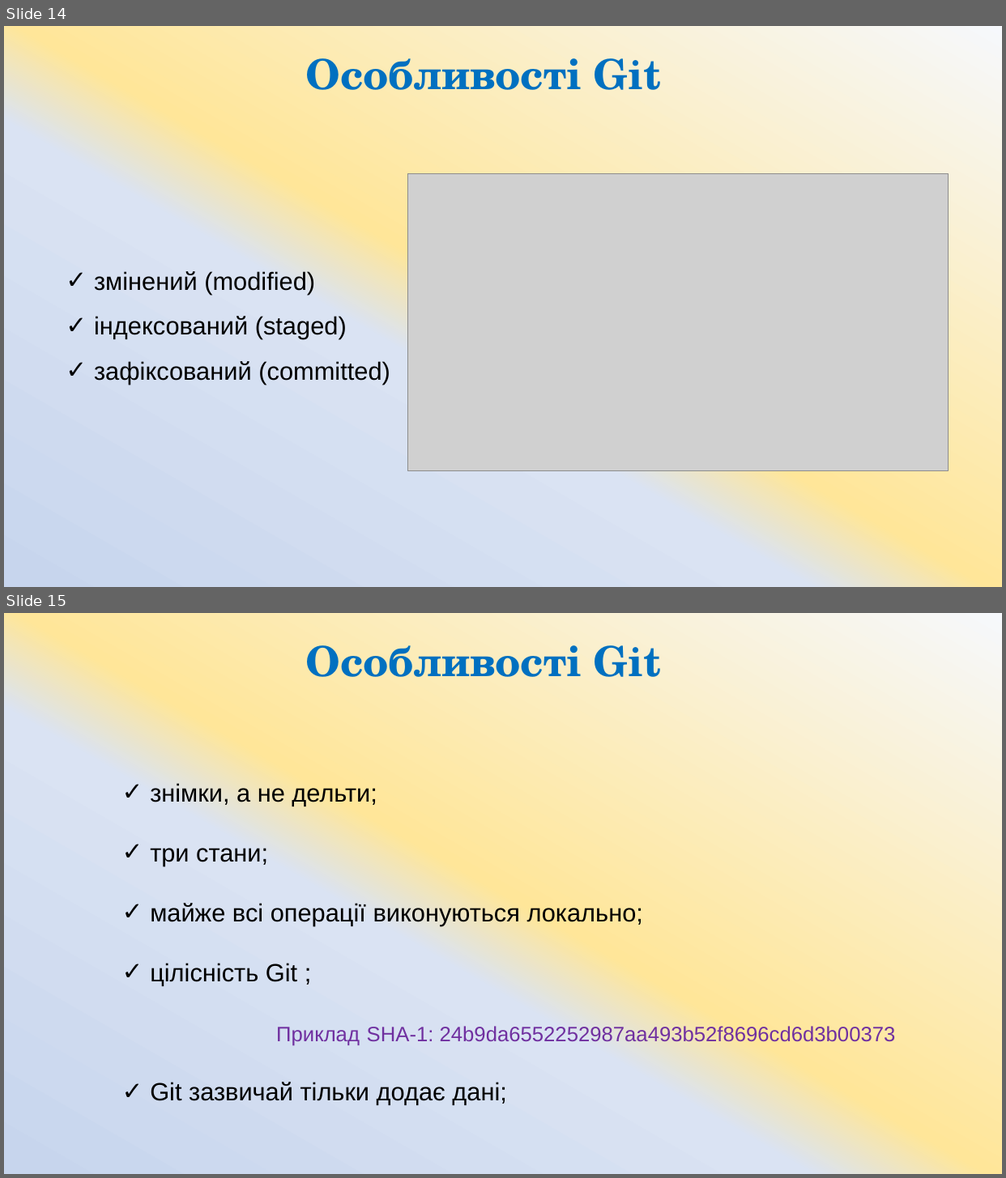
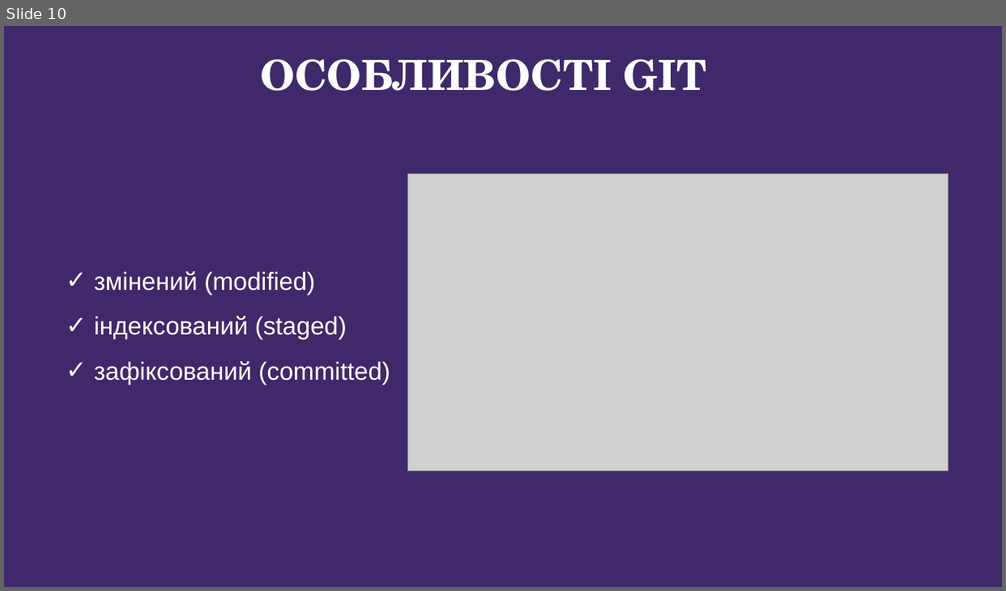
Before and after one commit to ArtemKlym/git_presentation, a slide deck: Git_1 part.pptx. Shown one above the other, each under a label of ours: slides 14 and 15 before the commit, slide 10 after it. The pictures are 1006x1178 and 1006x591 pixels, drawn with LibreOffice and Linux fonts; fonts in the diff are those of the drawing; grey boxes stand for pictures; background and template pictures are left out. Boxes give left, top, right and bottom in pixels: in the first picture for what was removed or moved away, otherwise in the second. Text is boxed around its words. In the diff, an @@ line names an element or a change of style, - is before the commit and + after.

```diff
--- a/Git_1 part.pptx
+++ b/Git_1 part.pptx
@@ slide 15 removed at (x1=4, y1=613, x2=1002, y2=1174), background gradient #F6F8FC to #FFE699 to #DAE3F3 to #C7D5ED @@
@@ title removed at (x1=306, y1=645, x2=662, y2=677) @@
-Особливості Git
@@ text removed at (x1=150, y1=783, x2=896, y2=1105) @@
-✓ знімки, а не дельти;
-✓ три стани;
-✓ майже всі операції виконуються локально;
-✓ цілісність Git ;
-Приклад SHA-1: 24b9da6552252987aa493b52f8696cd6d3b00373
-✓ Git зазвичай тільки додає дані;
@@ what was slide 14 is now slide 10 @@
@@ slide 10 changed as well @@
@@ background gradient #F6F8FC to #FFE699 to #DAE3F3 to #C7D5ED to picture (left out) @@
@@ title at (x1=261, y1=59, x2=707, y2=91): text changed; text colour #0070C0 to #FFFFFF @@
-Особливості Git
+ОСОБЛИВОСТІ GIT
@@ text "змінений (modified)" at (x1=94, y1=271, x2=390, y2=384): text colour #000000 to #FFFFFF @@
```
Also in this commit, not shown: 4 other slides changed, 8 slides added, 23 other slides removed.
